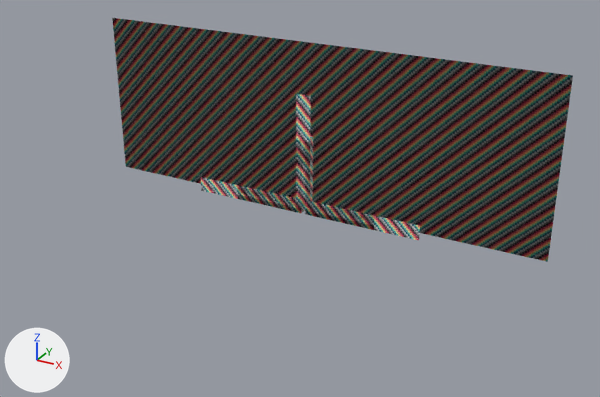
Two versions of the glTF model wallManualMorph.glb, one commit apart.
One viewpoint serves both versions: a 50 mm lens placed at (23.5, -43.1, 22.6), pointed at (3.3, -6.4, 4.2). Every picture has the same lights, and +X, +Y and +Z are marked at lower left. Vertices at the same position are counted once.

The scene before the commit, as lines of its bpy script (objects in view):
```python
me_plane_002 = bpy.data.meshes.new('Plane.002')
me_plane_002.from_pydata(...)  # 32 vertices, 38 faces; spans x -15.5..15.5, y 0.0..1.0, z 0.0..11.0
me_plane_002.materials.append(mat_wall)  # picture img_uv_checker_map_byvalle
# before: 0 (-0.5, 0.0, 0.0) at pixel (296, 212), 1 (0.5, 0.0, 0.0) at pixel (309, 215)
me_plane_003 = bpy.data.meshes.new('Plane.003')
me_plane_003.from_pydata(...)  # 32 vertices, 38 faces; spans x -15.5..15.5, y 0.0..1.0, z 0.0..11.0
me_plane_003.materials.append(mat_wall)  # picture img_uv_checker_map_byvalle
# before: 0 (-8.0, 0.0, 0.0) at pixel (201, 190), 1 (8.0, 0.0, 0.0) at pixel (419, 240)
me_plane_006 = bpy.data.meshes.new('Plane.006')
me_plane_006.from_pydata(...)  # 32 vertices, 38 faces; spans x -15.5..15.5, y 0.0..1.0, z 0.0..11.0
me_plane_006.materials.append(mat_wall)  # picture img_uv_checker_map_byvalle
# before: 0 (-0.5, 0.0, 0.0) at pixel (296, 212), 1 (0.5, 0.0, 0.0) at pixel (309, 215)
me_plane_008 = bpy.data.meshes.new('Plane.008')
me_plane_008.from_pydata(...)  # 32 vertices, 38 faces; spans x -15.5..15.5, y 0.0..1.0, z 0.0..11.0
me_plane_008.materials.append(mat_wall)  # picture img_uv_checker_map_byvalle
# before: 0 (-0.5, 0.0, 0.0) at pixel (296, 212), 1 (0.5, 0.0, 0.0) at pixel (309, 215)
ob_wallholemaxheight = bpy.data.objects.new('wallHoleMaxHeight', me_plane_006)
ob_wallholemaxheight.location = (0.0, 0.0, 0.0)
ob_wallholemaxwidth = bpy.data.objects.new('wallHoleMaxWidth', me_plane_008)
ob_wallholemaxwidth.location = (0.0, 0.0, 0.0)
ob_wallmaxheight = bpy.data.objects.new('wallMaxHeight', me_plane_002)
ob_wallmaxheight.location = (0.0, 0.0, 0.0)
ob_wallmaxwidth = bpy.data.objects.new('wallMaxWidth', me_plane_003)
ob_wallmaxwidth.location = (0.0, 0.0, 0.0)
```
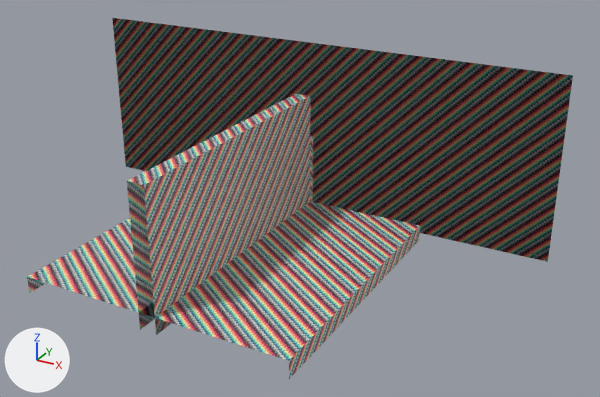
Commit message: new wall

Patch to the scene script:
```diff
--- a/wallManualMorph.glb.py
+++ b/wallManualMorph.glb.py
@@ me_plane_002 @@
 # verts and faces of me_plane_002; kept vertices keep their numbers, new ones are numbered from 32
-me_plane_002.from_pydata(...)  # 32 vertices, 38 faces; spans x -15.5..15.5, y 0.0..1.0, z 0.0..11.0
+me_plane_002.from_pydata(...)  # 40 vertices, 44 faces; spans x -15.5..15.5, y -16.0..1.0, z 0.0..11.0
+# me_plane_002 part 1
+verts[32] = (-0.5, -16.0, 8.0)  # pixel (126, 181)
+verts[33] = (-0.5, -16.0, 0.0)  # pixel (140, 329)
+verts[34] = (-0.5, 0.0, 8.0)  # pixel (296, 93)
+verts[35] = (0.5, -16.0, 8.0)  # pixel (144, 185)
+verts[36] = (0.5, -16.0, 0.0)  # pixel (156, 335)
+verts[37] = (0.5, 0.0, 8.0)  # pixel (310, 95)
+verts[38] = (0.5, 0.0, 8.0)  # pixel (310, 95)
+verts[39] = (-0.5, 0.0, 8.0)  # pixel (296, 93)
+faces += [(0, 32, 33), (0, 34, 32), (1, 35, 36), (1, 37, 35), (32, 39, 35), (35, 39, 38)]
 me_plane_002.materials.append(mat_wall)
@@ me_plane_003 @@
 # verts and faces of me_plane_003; kept vertices keep their numbers, new ones are numbered from 32
-me_plane_003.from_pydata(...)  # 32 vertices, 38 faces; spans x -15.5..15.5, y 0.0..1.0, z 0.0..11.0
+me_plane_003.from_pydata(...)  # 40 vertices, 44 faces; spans x -15.5..15.5, y -16.0..1.0, z 0.0..11.0
+# me_plane_003 part 2
+verts[32] = (-8.0, -16.0, 1.0)  # pixel (27, 276)
+verts[33] = (-8.0, -16.0, 0.0)  # pixel (29, 293)
+verts[34] = (-8.0, 0.0, 1.0)
+verts[35] = (8.0, -16.0, 1.0)  # pixel (288, 360)
+verts[36] = (8.0, -16.0, 0.0)  # pixel (289, 379)
+verts[37] = (8.0, 0.0, 1.0)  # pixel (420, 225)
+verts[38] = (8.0, 0.0, 1.0)  # pixel (420, 225)
+verts[39] = (-8.0, 0.0, 1.0)
+faces += [(0, 32, 33), (0, 34, 32), (1, 35, 36), (1, 37, 35), (32, 39, 35), (35, 39, 38)]
 me_plane_003.materials.append(mat_wall)
@@ me_plane_006 @@
 # verts and faces of me_plane_006; kept vertices keep their numbers, new ones are numbered from 32
-me_plane_006.from_pydata(...)  # 32 vertices, 38 faces; spans x -15.5..15.5, y 0.0..1.0, z 0.0..11.0
+me_plane_006.from_pydata(...)  # 40 vertices, 44 faces; spans x -15.5..15.5, y -16.0..1.0, z 0.0..11.0
+# me_plane_006 part 3
+verts[32] = (-0.5, -16.0, 1.0)  # pixel (138, 312)
+verts[33] = (-0.5, -16.0, 0.0)  # pixel (140, 329)
+verts[34] = (-0.5, 0.0, 1.0)
+verts[35] = (0.5, -16.0, 1.0)  # pixel (154, 317)
+verts[36] = (0.5, -16.0, 0.0)  # pixel (156, 335)
+verts[37] = (0.5, 0.0, 1.0)  # pixel (310, 201)
+verts[38] = (0.5, 0.0, 1.0)  # pixel (310, 201)
+verts[39] = (-0.5, 0.0, 1.0)
+faces += [(0, 32, 33), (0, 34, 32), (1, 35, 36), (1, 37, 35), (32, 39, 35), (35, 39, 38)]
 me_plane_006.materials.append(mat_wall)
@@ me_plane_008 @@
 # verts and faces of me_plane_008; kept vertices keep their numbers, new ones are numbered from 32
-me_plane_008.from_pydata(...)  # 32 vertices, 38 faces; spans x -15.5..15.5, y 0.0..1.0, z 0.0..11.0
+me_plane_008.from_pydata(...)  # 40 vertices, 44 faces; spans x -15.5..15.5, y -16.0..1.0, z 0.0..11.0
+# me_plane_008 part 4
+verts[32] = (-0.5, -16.0, 1.0)  # pixel (138, 312)
+verts[33] = (-0.5, -16.0, 0.0)  # pixel (140, 329)
+verts[34] = (-0.5, 0.0, 1.0)
+verts[35] = (0.5, -16.0, 1.0)  # pixel (154, 317)
+verts[36] = (0.5, -16.0, 0.0)  # pixel (156, 335)
+verts[37] = (0.5, 0.0, 1.0)  # pixel (310, 201)
+verts[38] = (0.5, 0.0, 1.0)  # pixel (310, 201)
+verts[39] = (-0.5, 0.0, 1.0)
+faces += [(0, 32, 33), (0, 34, 32), (1, 35, 36), (1, 37, 35), (32, 39, 35), (35, 39, 38)]
 me_plane_008.materials.append(mat_wall)
```

Changed parts and their boxes (x1, y1, x2, y2) in the pictures (600 x 397 px):
'wallMaxWidth', reshaped (19% wider, 38% taller)
    before: (113, 18, 573, 261)
    after: (27, 43, 573, 379)
'wallHoleMaxWidth', reshaped (24% taller)
    before: (112, 18, 573, 260)
    after: (112, 18, 573, 318)
'wallMaxHeight', reshaped
    before: (296, 94, 311, 215)
    after: (127, 45, 547, 335)
'wallHoleMaxHeight', reshaped (28% taller)
    before: (113, 18, 573, 262)
    after: (113, 18, 573, 330)
part 1 of me_plane_002, added
    after: (127, 94, 311, 335)
part 2 of me_plane_003, added
    after: (27, 201, 420, 379)
part 3 of me_plane_006, added
    after: (139, 313, 155, 330)
part 4 of me_plane_008, added
    after: (139, 302, 155, 318)
'wall', unchanged, uncovered by the edit
    before: (297, 199, 310, 210)
    after: (113, 18, 309, 168)
